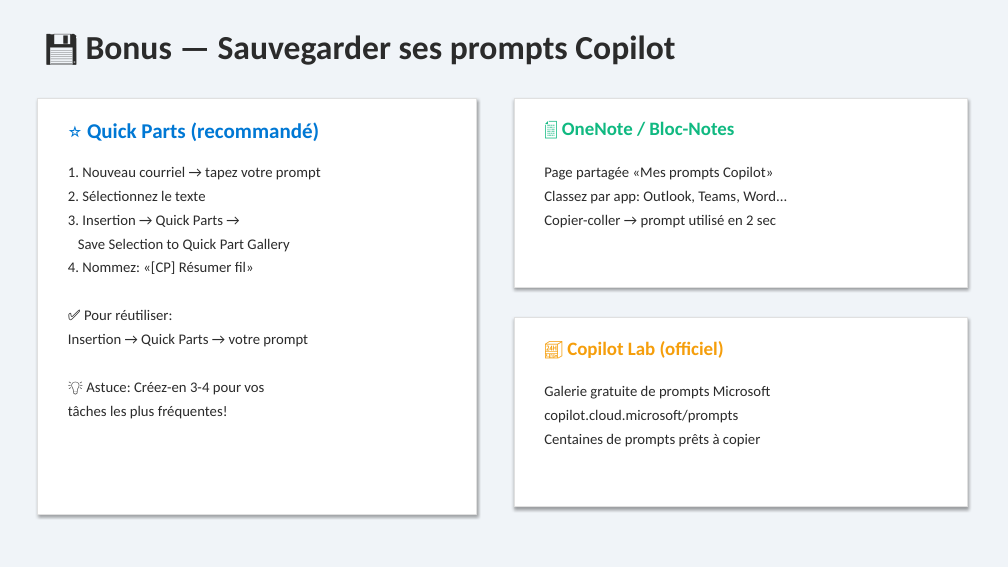
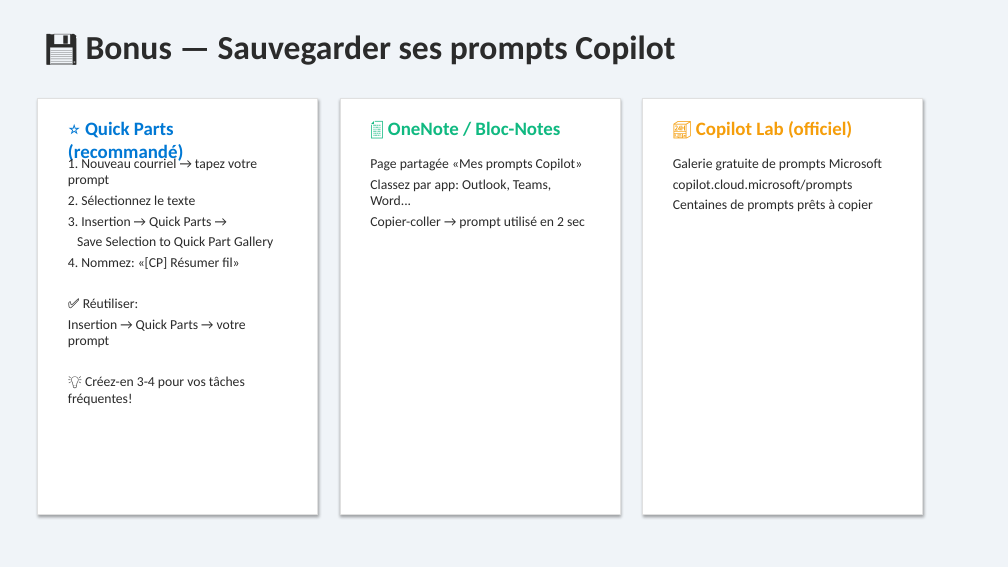
Before and after one commit to martinfou/la-minute-copilot, a slide deck: slide 5 of presentations/La_Minute_Copilot_Outlook.pptx. Drawn at 1008x567 pixels with LibreOffice and Linux fonts; fonts in the diff are those of the drawing. Boxes give left, top, right and bottom in pixels: in the first picture for what was removed or moved away, otherwise in the second. Text is boxed around its words. In the diff, an @@ line names an element or a change of style, - is before the commit and + after.

```diff
--- a/presentations/La_Minute_Copilot_Outlook.pptx
+++ b/presentations/La_Minute_Copilot_Outlook.pptx
@@ rectangle: place and size @@
-rectangle at (38,98,476,514)
+rectangle at (38,98,318,514)
@@ text "⭐ Quick Parts (recommandé)" at (68,121,184,164): size 20 to 18 pt @@
@@ rectangle: place and size @@
-rectangle at (514,98,968,287)
+rectangle at (340,98,620,514)
@@ text "📄 OneNote / Bloc-Notes": place and size @@
-text "📄 OneNote / Bloc-Notes" at (562,121,734,135)
+text "📄 OneNote / Bloc-Notes" at (388,121,560,135)
@@ rectangle: place and size @@
-rectangle at (514,318,968,507)
+rectangle at (643,98,923,514)
@@ text "🏪 Copilot Lab (officiel)": place and size @@
-text "🏪 Copilot Lab (officiel)" at (567,341,724,358)
+text "🏪 Copilot Lab (officiel)" at (696,121,852,138)
@@ text "1. Nouveau courriel → tapez ...": place and size @@
-text "1. Nouveau courriel → tapez ..." at (68,166,321,419)
+text "1. Nouveau courriel → tapez ..." at (68,195,273,405)
@@ text "Page partagée «Mes prompts Copilot»" at (370,158,585,229): size 14 to 13 pt; less space between paragraphs @@
@@ text "Page partagée «Mes prompts Copilot»": place and size @@
-text "Page partagée «Mes prompts Copilot»" at (544,167,787,228)
+text "Page partagée «Mes prompts Copilot»" at (370,158,585,229)
@@ text "Galerie gratuite de prompts Microsoft": place and size @@
-text "Galerie gratuite de prompts Microsoft" at (544,385,770,447)
+text "Galerie gratuite de prompts Microsoft" at (673,158,882,212)
@@ text "Galerie gratuite de prompts Microsoft" at (673,158,882,212): size 14 to 13 pt; less space between paragraphs @@
@@ text at (68,195,273,347): size 14 to 13 pt in "1. Nouveau courriel → tapez votre prompt", "2. Sélectionnez le texte", "3. Insertion → Quick Parts →", "Save Selection to Quick Part Gallery" and 2 more places; less space between paragraphs @@
@@ text at (83,298,138,308): text changed; size 14 to 13 pt @@
-✅ Pour réutiliser:
+✅ Réutiliser:
@@ text at (68,376,245,405): text changed; size 14 to 13 pt @@
-💡 Astuce: Créez-en 3-4 pour vos
-tâches les plus fréquentes!
+💡 Créez-en 3-4 pour vos tâches fréquentes!
```
Also in this commit, not shown: 5 other slides changed, 4 other files.
